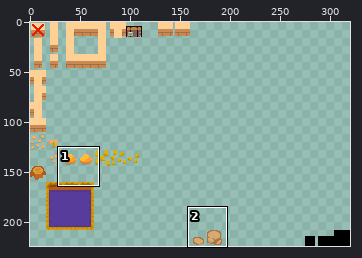
A sprite sheet gets an edit: Roguelike_unity/Assets/Art/Environment/Environment.png. The first picture is a wide view before the edit; the outline marks the close-up.
Close-up. Before the edit:
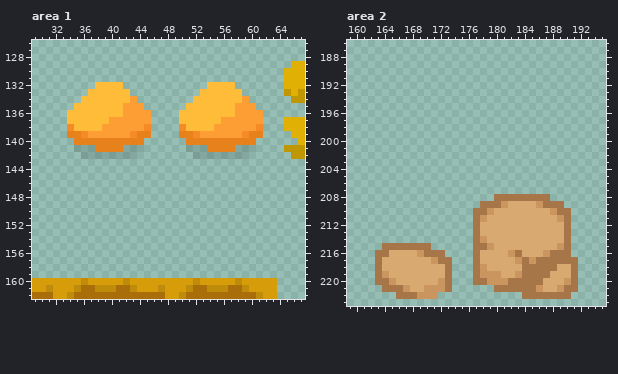
The file is 320x224 pixels. Colours within 5 levels of each other are drawn and written as one. Shown: area 1: x 29..67, y 126..162; area 2: x 159..195, y 186..223.
The result:
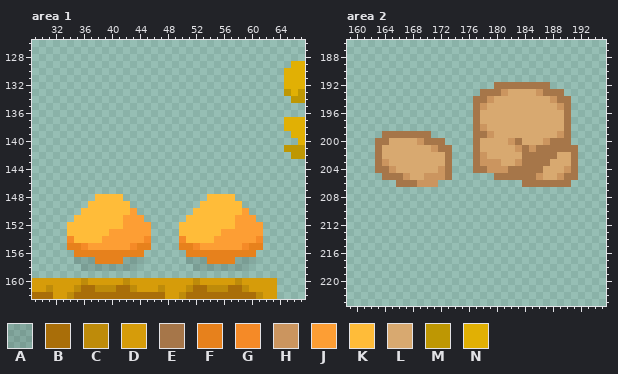
Palette (. is transparent): A #0000001e  B #a96e09  C #be8b0a  D #d69c0a  E #a67649  F #e7811c  G #f58a27  H #cb955f  J #fd9e34  K #ffbc39  L #d8a970  M #be9703  N #e1b004
Difference:
Changed rows in their new state; - is an unchanged pixel.
Area 1:
first column x 34:
132 ----....------------....----
133 ---......----------......---
134 --........--------........--
135 -..........------..........-
136 ............----............
137 ............----............
138 ............----............
139 ............----............
140 -..........------..........-
141 -..........------..........-
142 --........--------........--
first column x 34:
148 ----KKKK------------KKKK----
149 ---KKKKKK----------KKKKKK---
150 --KKKKKKKJ--------KKKKKKKJ--
151 -KKKKKKKJJJ------KKKKKKKJJJ-
152 KKKKKKKKJJJJ----KKKKKKKKJJJJ
153 KKKKKKJJJJJJ----KKKKKKJJJJJJ
154 GKKKKJJJJJJG----GKKKKJJJJJJG
155 FFGJJJJJJGFF----FFGJJJJJJGFF
156 -FFFFFFFFFF------FFFFFFFFFF-
157 -AAAFFFFAAA------AAAFFFFAAA-
158 --AAAAAAAA--------AAAAAAAA--
Area 2:
first column x 163:
192 -----------------EEEEEEEE----
193 ---------------EEEHLLLLHEEE--
194 --------------EEHLLLLLLLLHEE-
195 --------------EHLLLLLLLLLLHE-
196 --------------ELLLLLLLLLLLLE-
197 --------------ELLLLLLLLLLLLE-
198 --------------EHLLLLLLLLLLLE-
199 -EEEEEEE------EEHLLLLLLLLLHE-
200 EELLLLHEEE----ELLLLHELLLHEEE-
201 ELLLLLLLHEE---ELLLLLHEHEEEEEE
202 ELLLLLLLLLE---EHLLLLLEEEEELLE
203 EHLLLLLLLLE---EHHHLLHEEEELLLE
204 EEHLLLLLLHE---EEHHHEEEEELLLHE
205 -EEEHLLHHHE------EEEEEEHLLHEE
206 ---EEEHHH------------EEEEEEE-
208 -----------------........----
209 ---------------............--
210 --------------..............-
211 --------------..............-
212 --------------..............-
213 --------------..............-
214 --------------..............-
215 -.......------..............-
216 ..........----..............-
217 ...........---...............
218 ...........---...............
219 ...........---...............
220 ...........---...............
221 -..........------............
222 ---......------------.......-
Pixel boxes of the changes (left, top, right, bottom) in both close-ups:
erased: (67, 82, 151, 159)
erased: (179, 82, 263, 159)
added: (67, 194, 151, 271)
added: (179, 194, 263, 271)
changed: (473, 82, 578, 299)
added: (375, 131, 452, 187)
erased: (375, 243, 452, 299)
